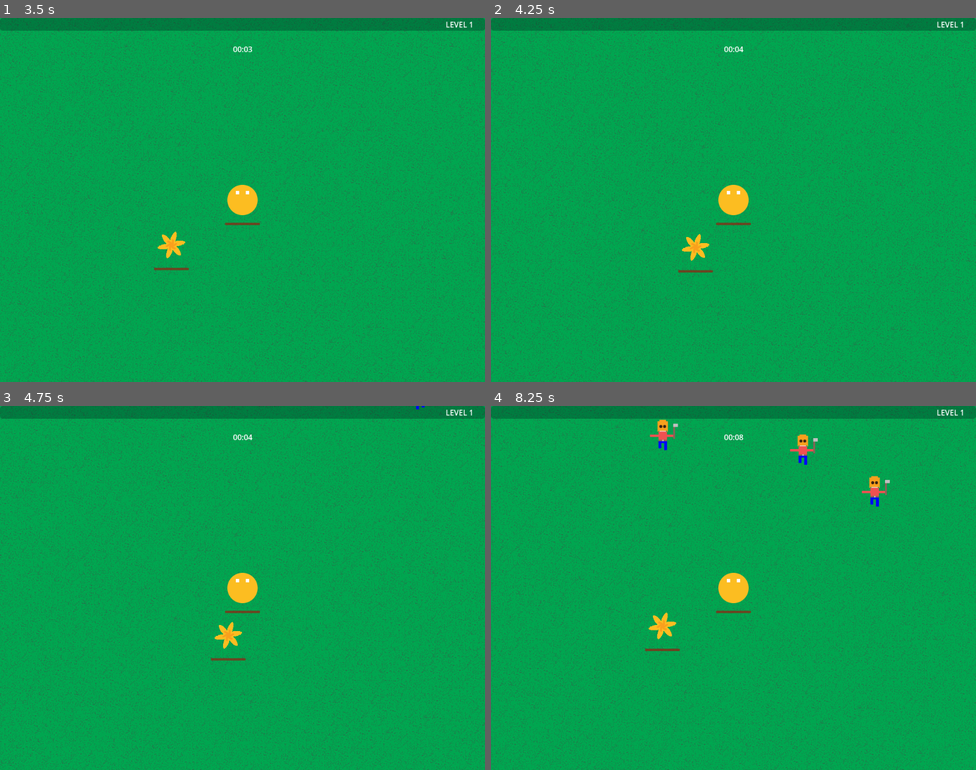
Above: before the commit, frames 1-4 (two rows, left to right).
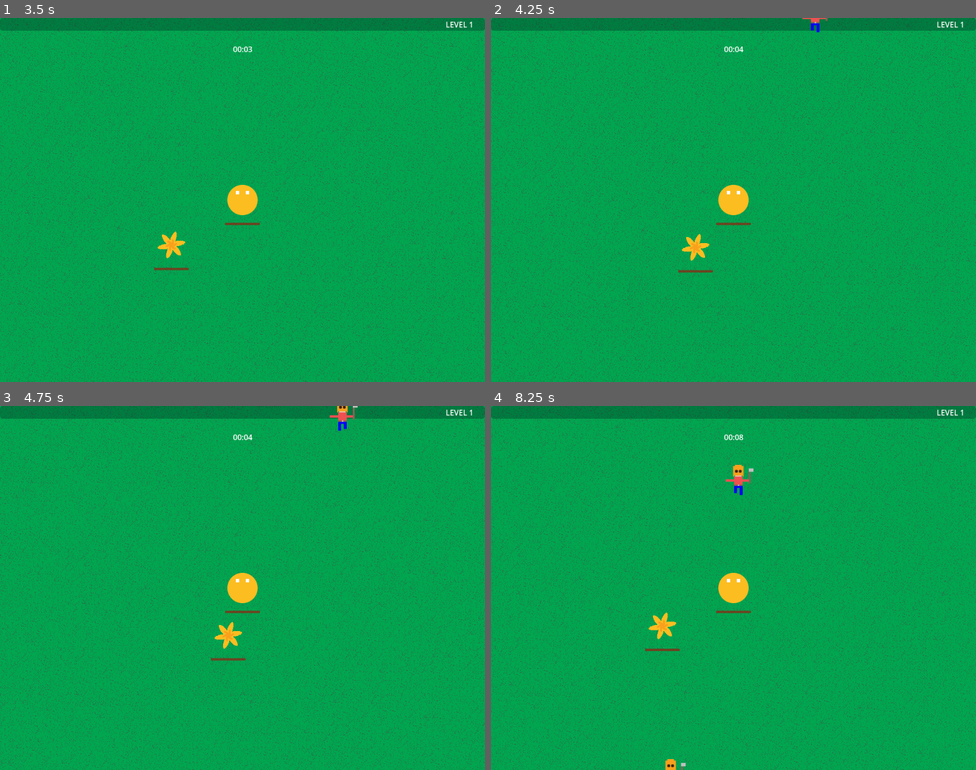
Above: after the commit, the same moments.

Repository: Silvester56/lastflower
Game: Godot game, scene res://scenes/game.tscn
Same seed, same stepped clock (60 frames per second), same inputs: the game is played once before the commit and once after it. The project has no main scene, so this scene is started directly.
Inputs (mouse positions are in pixels of both pictures, inside the frame that each line leads up to):
- Up to frame 1 (3.5 s): tap Enter at 0.5 s; move the mouse to (349, 181) at 0.52 s; hold D (right) 0.53-1.28 s; tap Space (melee) at 0.6, 1.35, 2.3, 2.85 s; move the mouse to (145, 218) at 1.27 s; hold S (down) 1.28-2.03 s; move the mouse to (291, 119) at 2.02 s; hold D (right) 2.03-2.78 s; click (291, 119) at 2.1 s; move the mouse to (218, 272) at 2.77 s; hold W (up) from 2.78 s (still down)
- Up to frame 2 (4.25 s): move the mouse to (879, 254) at 3.52 s; release W (up) at 3.53 s; hold A (left) from 3.53 s (still down); tap Space (melee) at 3.6 s
- Up to frame 3 (4.75 s): keep holding A (left); move the mouse to (97, 533) at 4.27 s; click (97, 533) at 4.35 s; tap Space (melee) at 4.55 s
- Up to frame 4 (8.25 s): move the mouse to (757, 588) at 5.02 s; release A (left) at 5.03 s; hold S (down) 5.03-5.78 s; tap Space (melee) at 5.1, 5.85, 6.8, 7.35, 8.1 s; move the mouse to (660, 497) at 5.77 s; hold D (right) 5.78-6.53 s; move the mouse to (840, 569) at 6.52 s; hold W (up) 6.53-7.28 s; click (840, 569) at 6.6 s; move the mouse to (636, 606) at 7.27 s; hold D (right) 7.28-8.03 s; move the mouse to (782, 507) at 8.02 s; hold S (down) from 8.03 s (still down)

Frame 1 is identical in both runs. In frame 2, less than 0.1% of the frame differs, in the area x 64-70%, y 0-4%; in frame 3, 0.2%; in frame 4, 0.9%, in the area x 32-83%, y 3-100%.

Commit message:
Add tiers of enemies

Diff:
--- a/scenes/enemy.tscn
+++ b/scenes/enemy.tscn
@@ -17,6 +17,8 @@
 [node name="Sprite2D" type="Sprite2D" parent="."]
 texture = ExtResource("2_7pgpx")
 hframes = 2
+region_enabled = true
+region_rect = Rect2(0, 0, 128, 64)
 
 [node name="Timer" type="Timer" parent="."]
 wait_time = 0.5
--- a/scripts/enemy.gd
+++ b/scripts/enemy.gd
@@ -18,5 +18,11 @@
 		return xpDropped
 	return 0
 
+func setProperties(yOffsset, h, s, xp) -> void:
+	$Sprite2D.region_rect = Rect2(0, yOffsset, 128, 64)
+	health = h
+	speed = s
+	xpDropped = xp
+
 func _on_timer_timeout() -> void:
 	$Sprite2D.frame = ($Sprite2D.frame + 1) % 2
--- a/scripts/game.gd
+++ b/scripts/game.gd
@@ -4,6 +4,7 @@
 var rng = RandomNumberGenerator.new()
 var globalAutoHealSpeed = 1
 var globalAutoHealPower = 1
+var percentageOfGame = 0
 
 func getUpgradeOffest(upgradeId: String) -> int:
 	if upgradeId == "AUTO_HEAL_SPEED":
@@ -25,12 +26,27 @@
 	return 0
 
 func _on_spawn_timeout() -> void:
+	var throws = []
+	throws.push_back(rng.randf_range(0, 100))
+	if percentageOfGame > 3:
+		throws.push_back(rng.randf_range(0, min(100, 30 + percentageOfGame)))
+	if percentageOfGame > 10:
+		throws.push_back(rng.randf_range(0, min(100, 10 + percentageOfGame)))
+	if percentageOfGame > 25:
+		throws.push_back(rng.randf_range(0, min(100, percentageOfGame)))
+	var winner = throws.max()
 	var newEnemy = enemy.instantiate()
 	var spawnAngle = rng.randf_range(0, 2 * PI)
 	var spawnRadius = rng.randf_range(600, 800)
 	newEnemy.position.x = spawnRadius * cos(spawnAngle)
 	newEnemy.position.y = spawnRadius * sin(spawnAngle)
 	newEnemy.goal = $Flower.position
+	if len(throws) == 2 and throws[1] == winner:
+		newEnemy.setProperties(64, 2, 60, 2)
+	if len(throws) == 3 and throws[2] == winner:
+		newEnemy.setProperties(96, 5, 80, 4)
+	if len(throws) == 4 and throws[3] == winner:
+		newEnemy.setProperties(128, 10, 100, 8)
 	add_child(newEnemy)
 
 func increaseAutoHealSpeed() -> void:
@@ -45,7 +61,7 @@
 
 func increaseDifficulty(seconds):
 	$Spawn.wait_time = 1 - float(seconds) / 2000
-	print($Spawn.wait_time)
+	percentageOfGame = seconds / 18
 
 func gameover():
 	$Player/GameOver.show()
--- a/scripts/player.gd
+++ b/scripts/player.gd
@@ -34,7 +34,7 @@
 		$Range/Timer.start()
 		$MeleeCooldown.start()
 		for body in $Range.get_overlapping_bodies():
-			if "isEnemy" in body and body.isEnemy:
+			if body.has_method("getHit"):
 				increaseXp(body.getHit(meleePower))
 	var directionX := Input.get_axis("left", "right")
 	if directionX:
Binary file changed: assets/enemy.png
